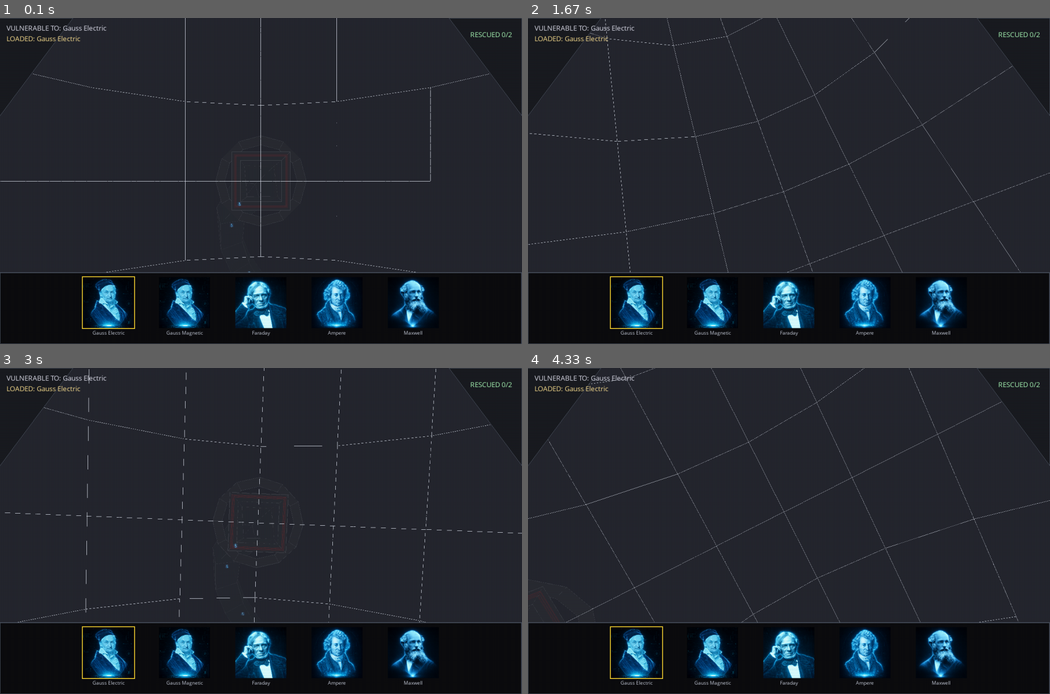
Above: before the commit, frames 1-4 (two rows, left to right).
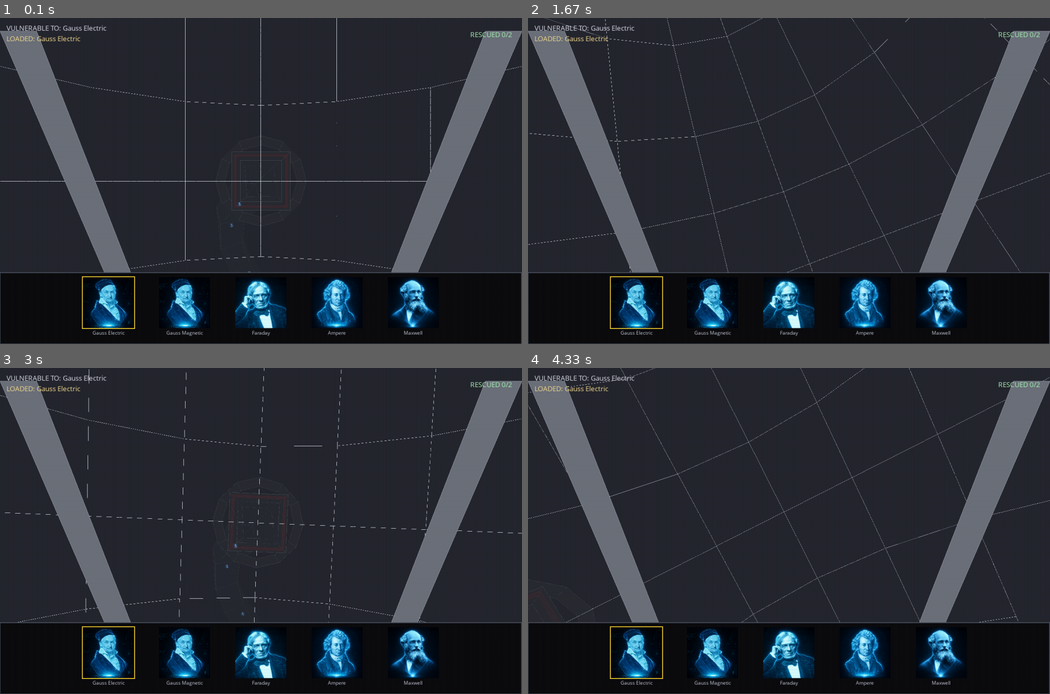
Above: after the commit, the same moments.

Repository: strulovitz/peaktogether-website
Game: pygame game, started from game_state_demo.py
Same seed, same stepped clock (60 frames per second), same inputs: the game is played once before the commit and once after it.
Inputs:
- Up to frame 1 (0.1 s): no input
- Up to frame 2 (1.67 s): hold Right 0.33-0.8 s; hold Up 0.83-1.13 s; hold Right 1.17-1.63 s
- Up to frame 3 (3 s): hold Left 1.67-2.2 s; hold Down 2.23-2.53 s; hold Left 2.57-2.97 s
- Up to frame 4 (4.33 s): hold Up 3-3.37 s; hold Right 3.4-4.03 s; hold Down from 4.07 s (still down)

The runs differ from the first frame. In frame 1, 9.2% of the frame differs, in the area x 0-100%, y 0-79%; in frame 2, 9.2%; in frame 3, 9.2%; in frame 4, 9.2%.

Commit message:
Canopy beams: grey slanted quads from screen edges (x=0, x=W) down to bar at W/4 and 3W/4. Top flush to sides, feet on dashboard.

Diff:
--- a/cockpit.py
+++ b/cockpit.py
@@ -32,17 +32,24 @@
 # ---------------------------------------------------------------------------
 # TOGGLES
 # ---------------------------------------------------------------------------
-STRUTS_ON = True          # set False to remove the corner beams entirely
+STRUTS_ON = True          # set False to remove the canopy beams entirely
 
 # ---------------------------------------------------------------------------
 # COLORS (decoration only -- none carry meaning)
 # ---------------------------------------------------------------------------
-_BAR_FILL    = (0.05, 0.05, 0.06)   # the flat black dashboard bar
-_BAR_BORDER  = (0.30, 0.33, 0.38)   # thin top edge / frame
-_STRUT_FILL  = (0.10, 0.11, 0.13)
-_STRUT_EDGE  = (0.30, 0.33, 0.38)
+_BAR_FILL    = (0.05, 0.05, 0.06)
+_BAR_BORDER  = (0.30, 0.33, 0.38)
+_STRUT_FILL  = (0.42, 0.44, 0.48)   # grey canopy beam
+_STRUT_EDGE  = (0.58, 0.60, 0.65)   # lighter grey highlight edge
 _NAME_COLOR  = (0.78, 0.80, 0.86)
-_SEL_COLOR   = (1.00, 0.85, 0.20)   # selected-face highlight
+_SEL_COLOR   = (1.00, 0.85, 0.20)
+
+# ---------------------------------------------------------------------------
+# CANOPY BEAM FRACTIONS (tune the look here)
+# ---------------------------------------------------------------------------
+_BEAM_TOP_DROP   = 0.04    # how far below the top edge the beams start, frac of H
+_BEAM_TOP_THICK  = 0.07    # beam thickness at the top (lateral end), frac of W
+_BEAM_FOOT_THICK = 0.05    # beam thickness where it meets the bar, frac of W
 
 # ---------------------------------------------------------------------------
 # LAYOUT FRACTIONS (tune the look here)
@@ -51,8 +58,6 @@
 _BAR_PAD_FRAC  = 0.015   # inner padding of the bar, fraction of H
 _NAME_FRAC     = 0.22    # name-strip height as fraction of the face side
 _GAP_FRAC      = 0.5     # horizontal gap between faces, as fraction of a face
-_STRUT_DEPTH   = 0.30    # strut reach down the sides, fraction of H
-_STRUT_WIDTH   = 0.14    # strut width at the top edge, fraction of W
 
 
 # ===========================================================================
@@ -182,10 +187,6 @@
         L["cells"] = cells
         L["face_side"] = s
 
-        # struts
-        L["strut_w"] = _STRUT_WIDTH * W
-        L["strut_d"] = _STRUT_DEPTH * H
-
         # text anchors (above the bar so they never overlap the faces)
         L["txt_vuln"]   = (pad + 4, 12)
         L["txt_loaded"] = (pad + 4, 12 + _STATUS_LINE_H)
@@ -197,13 +198,31 @@
     #  DRAW PARTS
     # -----------------------------------------------------------------------
     def _draw_struts(self):
+        """Two grey canopy beams. Tops flush to the screen sides (x=0 and
+        x=W, a little below the top edge); feet land on the bar top at
+        W/4 and 3W/4. Each beam is a thick slanted quad."""
         W = self._W
-        sw = self._L["strut_w"]
-        sd = self._L["strut_d"]
-        left = [(0, 0), (sw, 0), (0, sd)]
+        _bx, bar_top, _bw, _bh = self._L["bar"]
+
+        drop   = _BEAM_TOP_DROP * self._H
+        t_top  = _BEAM_TOP_THICK * W
+        t_foot = _BEAM_FOOT_THICK * W
+
+        # --- LEFT beam: top outer at x=0, foot inner at x=W/4 ---
+        l_top_out  = (0.0,        drop)
+        l_top_in   = (t_top,      drop)
+        l_foot_in  = (W * 0.25,           bar_top)
+        l_foot_out = (W * 0.25 - t_foot,  bar_top)
+        left = [l_top_out, l_top_in, l_foot_in, l_foot_out]
         _filled_poly(left, _STRUT_FILL)
         _poly_outline(left, _STRUT_EDGE)
-        right = [(W, 0), (W - sw, 0), (W, sd)]
+
+        # --- RIGHT beam: mirror (top outer at x=W, foot inner at x=3W/4) ---
+        r_top_out  = (W,          drop)
+        r_top_in   = (W - t_top,  drop)
+        r_foot_in  = (W * 0.75,           bar_top)
+        r_foot_out = (W * 0.75 + t_foot,  bar_top)
+        right = [r_top_out, r_top_in, r_foot_in, r_foot_out]
         _filled_poly(right, _STRUT_FILL)
         _poly_outline(right, _STRUT_EDGE)
 
